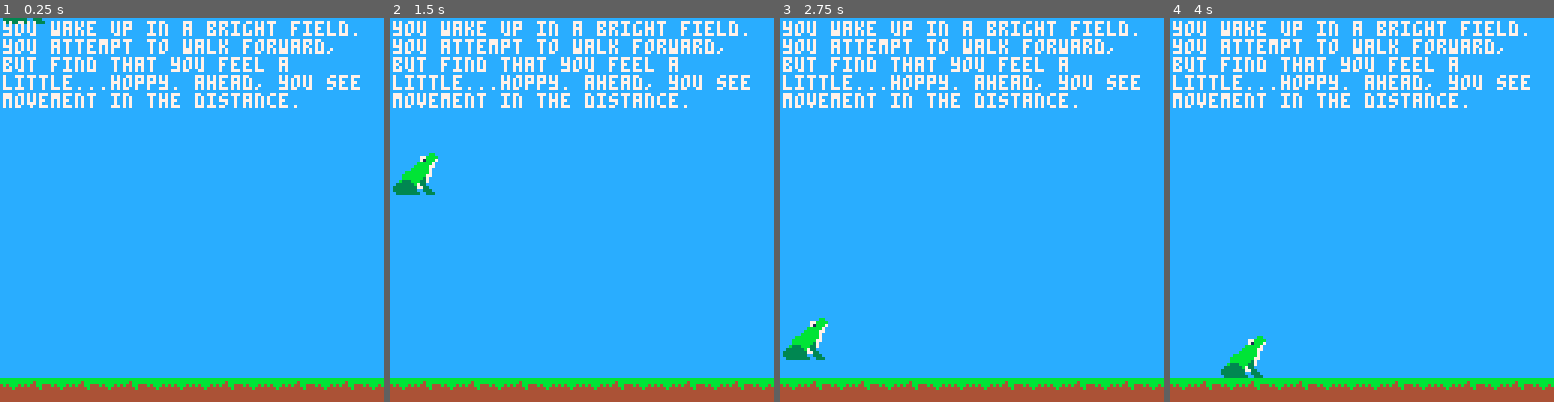
Above: before the commit, frames 1-4 (left to right).
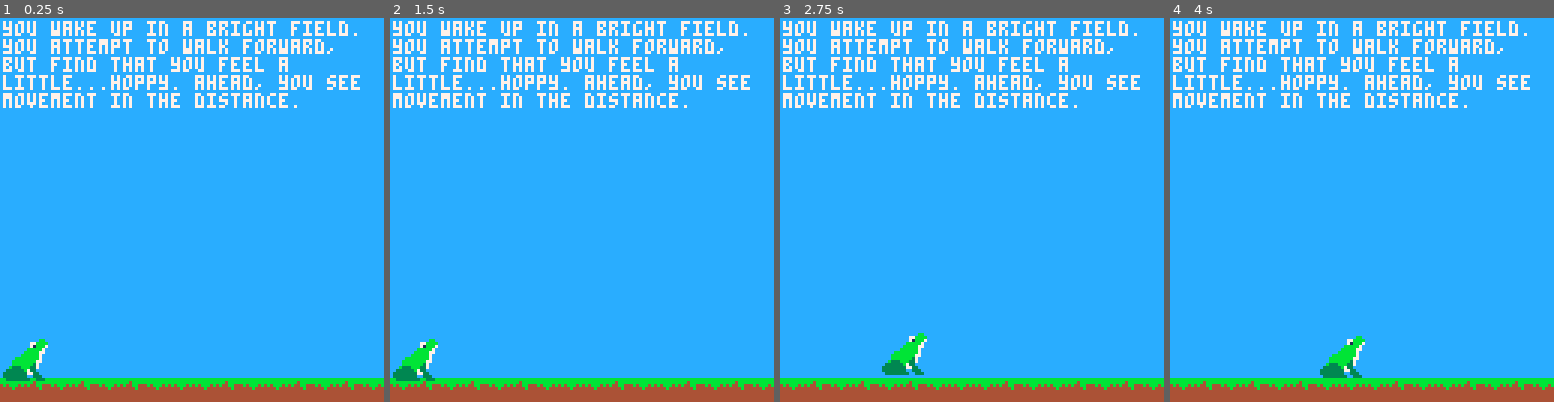
Above: after the commit, the same moments.

Repository: cincodenada/frogsvscats
Game: PICO-8 cartridge frogsvscats.p8
Two runs of this game, one before a commit and one after it. Both use one fixed random seed, a clock stepped at 60 frames per second and the inputs below.
Inputs:
- Up to frame 1 (0.25 s): no input
- Up to frame 2 (1.5 s): no input
- Up to frame 3 (2.75 s): hold Right 1.6-2.1 s; hold Up 2.15-2.42 s; hold Right from 2.47 s (still down)
- Up to frame 4 (4 s): release Right at 3.03 s; hold Left 3.08-3.58 s

The runs differ from the first frame. In frame 1, 0.8% of the frame differs, in the area x 0-13%, y 0-95%; in frame 2, 1.4%, in the area x 0-13%, y 35-95%; in frame 3, 1.4%; in frame 4, 1.4%.

Commit message:
Work on collision detection
Still sitting in the ground which is annoying, but I've spent enough
time fucking with this nonsense

Diff:
--- a/frogsvscats.p8
+++ b/frogsvscats.p8
@@ -74,7 +74,7 @@
 	debug_blocks = {}
 }
 function game:reset()
-	self.player = player(1,-10)
+	self.player = player(1,115)
 	self.texts = {{
 		x=1,y=1,col=7,
 		msg="you wake up in a bright field. you attempt to walk forward, but find that you feel a little...hoppy. ahead, you see movement in the distance."
@@ -183,8 +183,10 @@
 	if(self.cur_move) then
 		self.x += self.cur_move.vx
 		self.y += self.cur_move.vy
-		if(abs(self.x - self.cur_move.x0) >= abs(self.cur_move.dx)) self.cur_move.vx = 0
-		if(abs(self.y - self.cur_move.y0) >= abs(self.cur_move.dy)) self.cur_move.vy = 0
+		self.cur_move.dx -= abs(self.cur_move.vx)
+		self.cur_move.dy -= abs(self.cur_move.vy)
+		if(self.cur_move.dx <= 0) self.cur_move.vx = 0
+		if(self.cur_move.dy <= 0) self.cur_move.vy = 0
 		if(self.cur_move.vx == 0 and self.cur_move.vy == 0) self.cur_move = nil
 	else
 		if(self:is_floating()) self.y += 1.5
@@ -198,29 +200,37 @@
 	self.y += dy
 end
 function entity:add_move(dx,dy,vx,vy)
-	if(not self.next_move) self.next_move = { dx=dx*self.sprite.facing, dy=dy, vx=vx*self.sprite.facing, vy=vy, x0=self.x, y0=self.y }
+	if(not self.next_move) self.next_move = { dx=abs(dx), dy=abs(dy), vx=vx*self.sprite.facing, vy=vy, x0=self.x, y0=self.y }
 end
 function entity:replace_move(dx,dy,vx,vy)
-	self.cur_move = { dx=dx*self.sprite.facing, dy=dy, vx=vx*self.sprite.facing, vy=vy, x0=self.x, y0=self.y }
+	self.cur_move = { dx=abs(dx), dy=abs(dy), vx=vx*self.sprite.facing, vy=vy, x0=self.x, y0=self.y }
 end
 function entity:is_floating()
 	return not game:is_colliding(self.x,self.y,self.sprite.w*8-1)
 end
 function entity:check_collisions()
-	local bb = self:bb()
 	local cblock = game:is_colliding(self.x,self.y-self.sprite.h*8,self.sprite.w*8-1,self.sprite.h*8-1)
+	local bb
 	if(cblock) then
+		bb = self:bb()
+		--printh("cb:"..cblock.y.."/"..(cblock.y*8).." sy:"..self.y.." bb.s:"..bb.s,"log")
+		if(cblock.y*8 <= bb.s) then
+			if(not self.cur_move or self.cur_move.vx == 0) then
+				--printh("bumped up","log")
+				self.y=cblock.y*8
+			end
+		elseif(cblock.y*8+7 >= bb.n) then
+			self.y=cblock.y*8+8+self.h
+		end
+
+		bb = self:bb()
+		--printh("cb:"..cblock.y.."/"..(cblock.y*8).." sy:"..self.y.." bb.s:"..bb.s,"log")
 		if(cblock.x*8 >= bb.e) then
-			self.x=cblock.x*8-self.w
+			self.x=cblock.x*8-self.w-1
 		elseif(cblock.x*8+7 <= bb.w) then
 			self.x=cblock.x*8+8
 		end
 
-		if(cblock.y*8 <= bb.s) then
-			self.y=cblock.y*8
-		elseif(cblock.y*8+7 >= bb.n) then
-			self.y=cblock.y*8+8+self.h
-		end
 
 		sfx(1)
 	end
